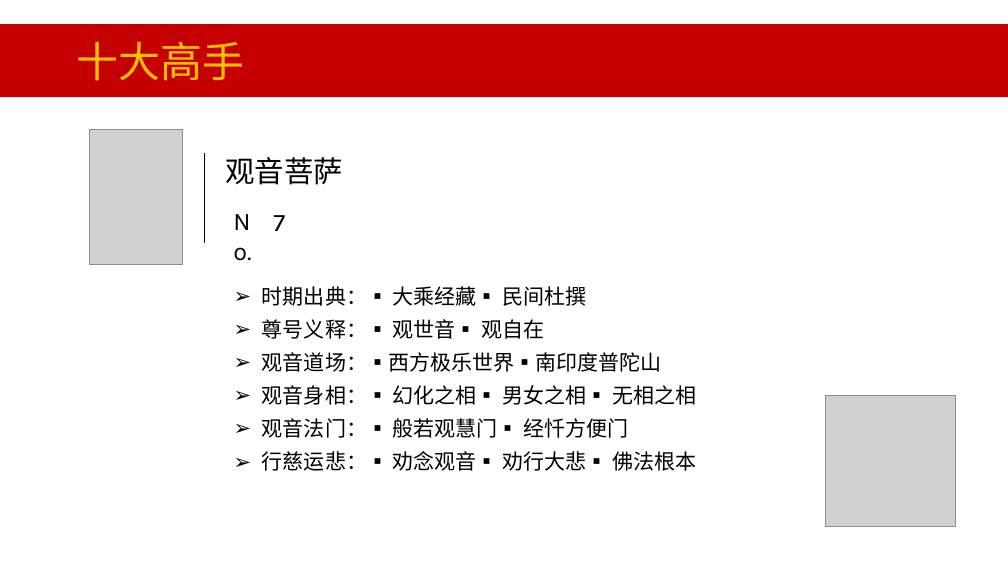
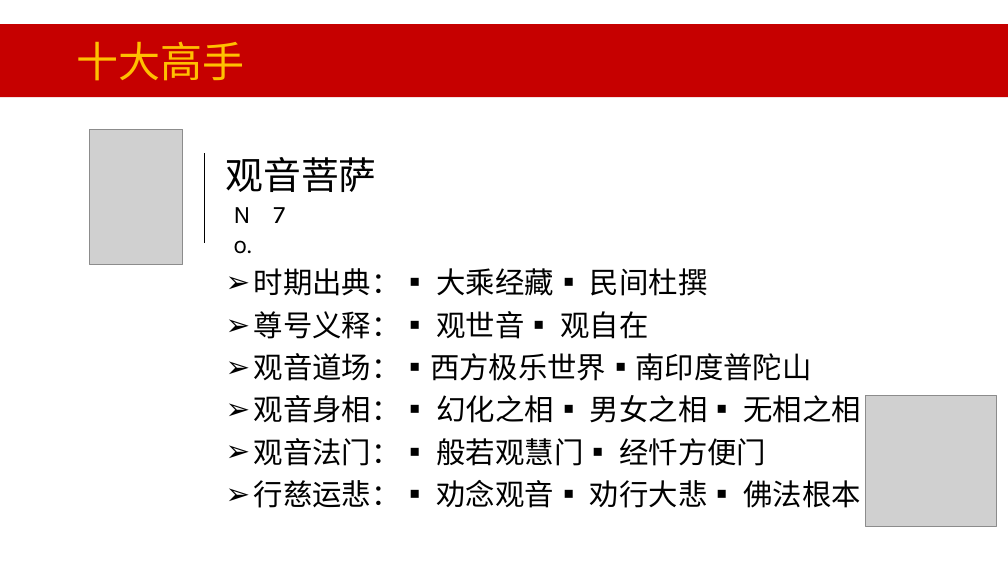
Before and after one commit to onhalfway/weijiacheng, a slide deck: slide 7 of grade7/wjch/20191130-西游记名片.pptx. Drawn at 1008x567 pixels with LibreOffice and Linux fonts; fonts in the diff are those of the drawing; grey boxes stand for pictures; background and template pictures are left out. Boxes give left, top, right and bottom in pixels: in the first picture for what was removed or moved away, otherwise in the second. Text is boxed around its words. In the diff, an @@ line names an element or a change of style, - is before the commit and + after.

```diff
--- a/grade7/wjch/20191130-西游记名片.pptx
+++ b/grade7/wjch/20191130-西游记名片.pptx
@@ text "观音菩萨" at (226, 157, 377, 192): size 28 to 36 pt @@
@@ text "No.": place and size @@
-text "No." at (226, 202, 271, 240)
+text "No." at (226, 194, 271, 232)
@@ text "7": place and size @@
-text "7" at (273, 215, 285, 231)
+text "7" at (273, 207, 285, 223)
@@ text "时期出典：▪ 大乘经藏▪ 民间杜撰": place and size @@
-text "时期出典：▪ 大乘经藏▪ 民间杜撰" at (262, 286, 697, 471)
+text "时期出典：▪ 大乘经藏▪ 民间杜撰" at (254, 268, 860, 508)
@@ text "时期出典：▪ 大乘经藏▪ 民间杜撰" at (254, 268, 860, 508): size 20 to 28 pt @@
@@ picture: place and size @@
-picture at (825, 395, 956, 526)
+picture at (866, 395, 997, 526)
```
Also in this commit, not shown: 9 other slides changed.
